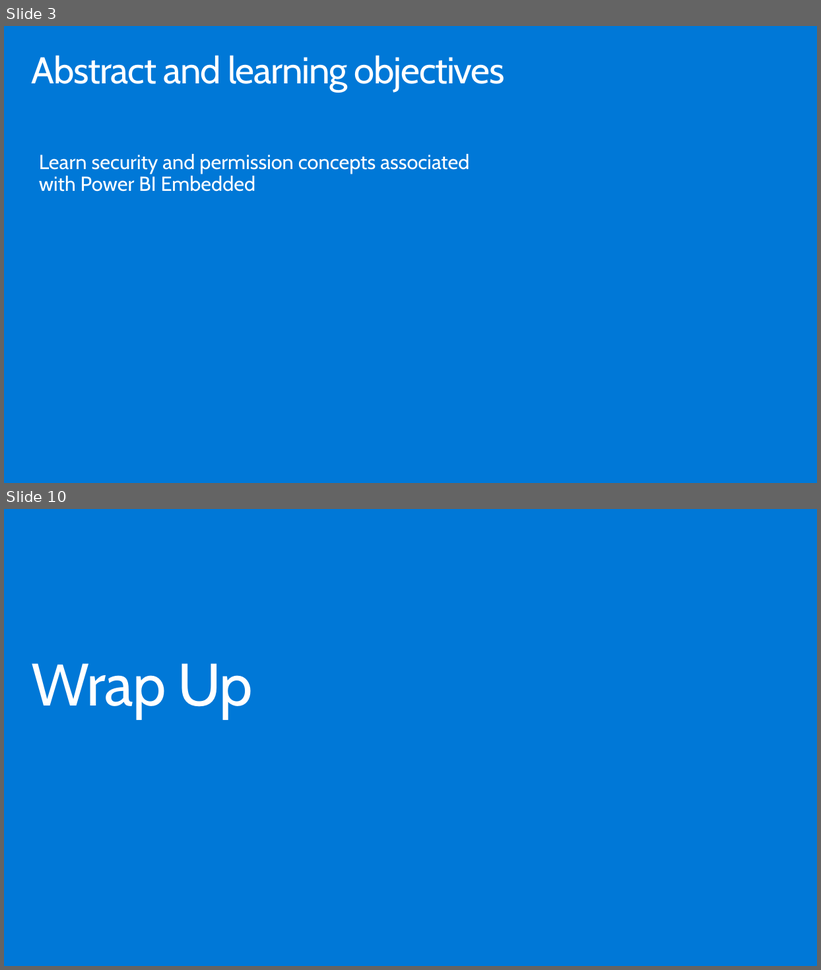
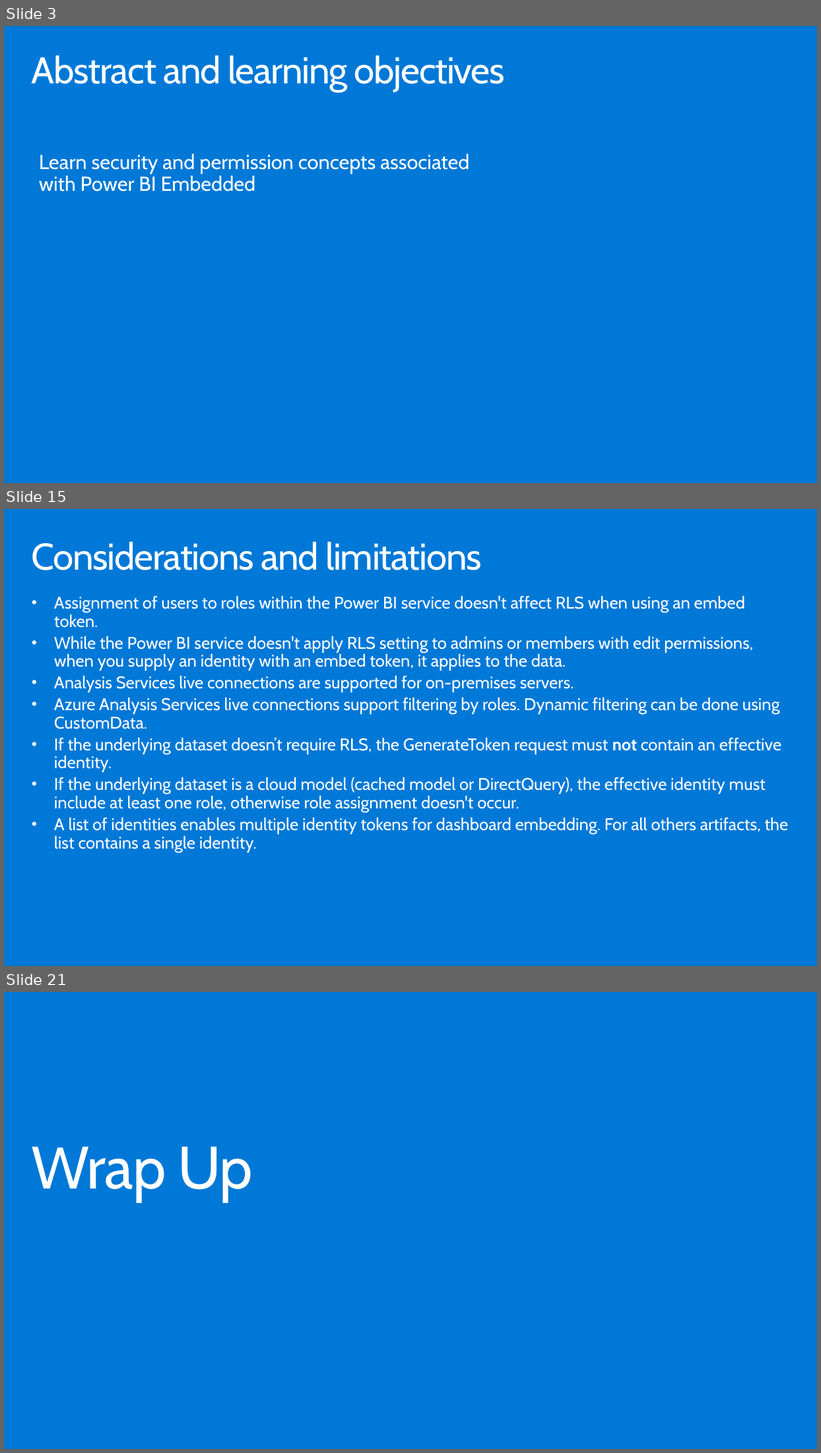
Before and after one commit to hnc198/AzurePowerBI, a slide deck: 4. Hands-on Modules/Embedding/_11. Security and Permissions.pptx. Shown one above the other, each under a label of ours: slides 3 and 10 before the commit, slides 3, 15 and 21 after it; the slides between them are not shown. The pictures are 821x970 and 821x1453 pixels, drawn with LibreOffice and Linux fonts; fonts in the diff are those of the drawing. Boxes give left, top, right and bottom in pixels: in the first picture for what was removed or moved away, otherwise in the second. Text is boxed around its words. In the diff, an @@ line names an element or a change of style, - is before the commit and + after.

```diff
--- a/4. Hands-on Modules/Embedding/_11. Security and Permissions.pptx
+++ b/4. Hands-on Modules/Embedding/_11. Security and Permissions.pptx
@@ slide 15 added at (4, 509, 817, 966), background #0078D7 @@
@@ title added at (32, 541, 482, 570), 44 pt, text #FFFFFF @@
+Considerations and limitations
@@ text added at (54, 595, 789, 852), 20 pt, text #FFFFFF @@
+• Assignment of users to roles within the Power BI service doesn't affect RLS when using an embed token.
+• While the Power BI service doesn't apply RLS setting to admins or members with edit permissions, when you supply an identity with an embed token, it applies to the data.
+• Analysis Services live connections are supported for on-premises servers.
+• Azure Analysis Services live connections support filtering by roles. Dynamic filtering can be done using CustomData.
+• If the underlying dataset doesn’t require RLS, the GenerateToken request must not contain an effective identity.
+• If the underlying dataset is a cloud model (cached model or DirectQuery), the effective identity must include at least one role, otherwise role assignment doesn't occur.
+• A list of identities enables multiple identity tokens for dashboard embedding. For all others artifacts, the list contains a single identity.
@@ what was slide 10 is now slide 21 @@
```
Also in this commit, not shown: 1 slide changed, 14 other slides added, 4 slides removed, 4 other files.
